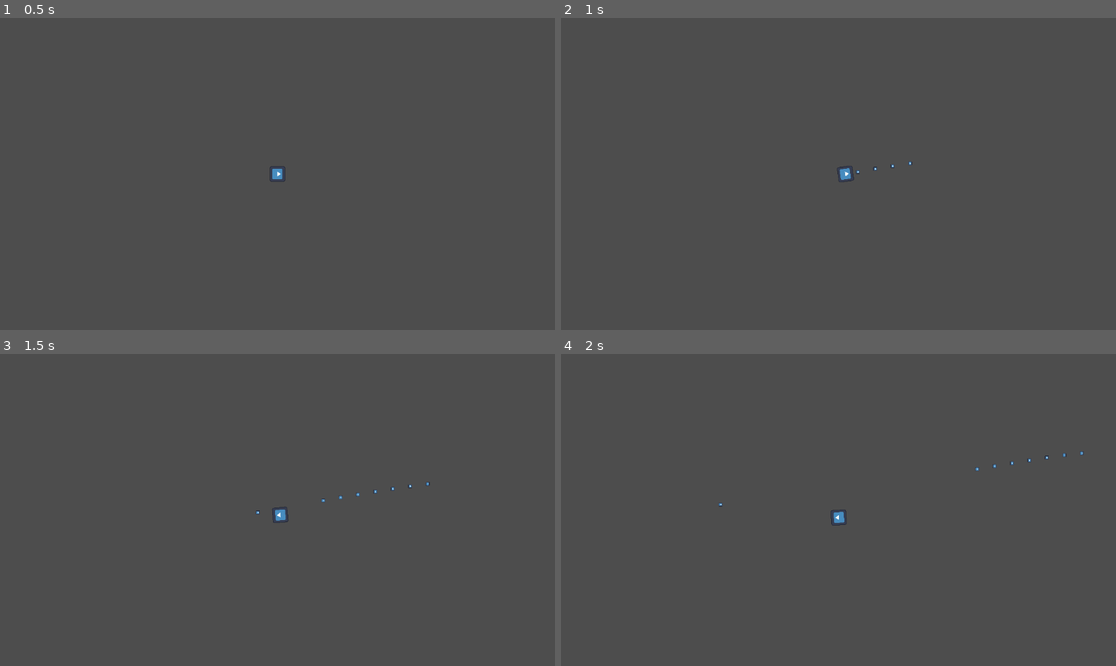
Above: before the commit, frames 1-4 (two rows, left to right).
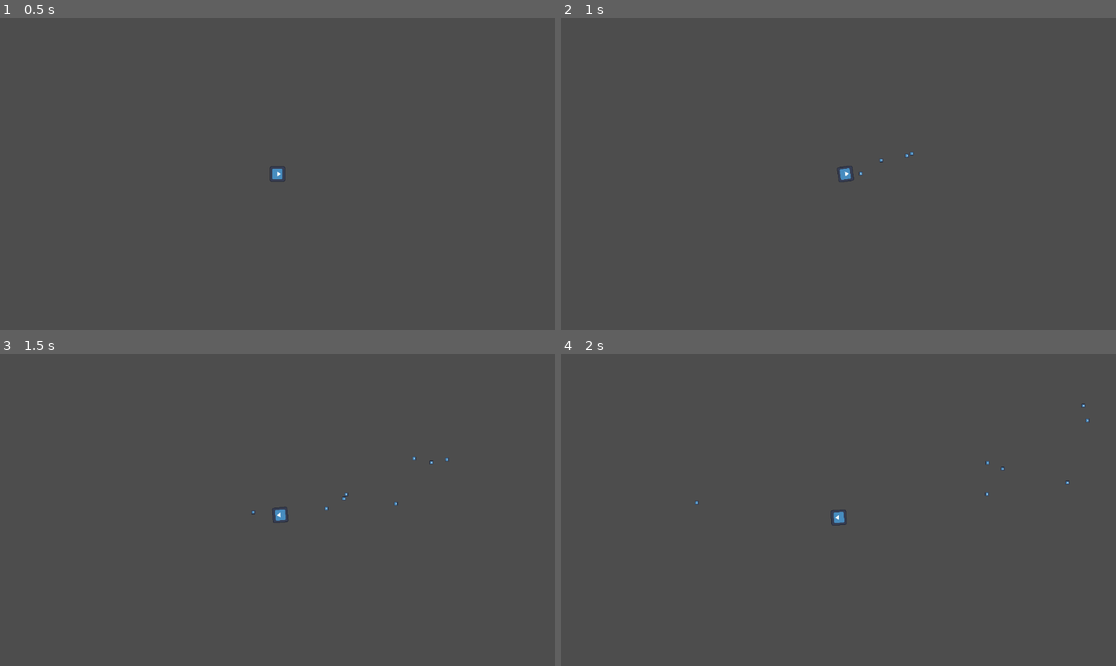
Above: after the commit, the same moments.

Repository: WinterAtne/GoTest
Game: Godot game, scene res://teststage.tscn
Two runs of this game, one before a commit and one after it. Both use one fixed random seed, a clock stepped at 60 frames per second and the inputs below. The engine's default icon, where the game draws it, is replaced by a stand-in: a white triangle on a blue panel in a dark square.
Inputs (mouse positions are in pixels of both pictures, inside the frame that each line leads up to):
- Up to frame 1 (0.5 s): no input
- Up to frame 2 (1 s): tap Enter at 0.5 s; move the mouse to (960, 158) at 0.52 s; press the mouse at (960, 158) at 0.53 s; hold Right (ui_right) from 0.53 s (still down)
- Up to frame 3 (1.5 s): move the mouse to (166, 525) at 1.27 s; release Right (ui_right) at 1.28 s; release the mouse at (166, 525) at 1.28 s; hold Down (ui_down) from 1.28 s (still down); click (166, 525) at 1.35 s
- Up to frame 4 (2 s): keep holding Down (ui_down)

Frame 1 is identical in both runs. In frame 2, less than 0.1% of the frame differs, in the area x 53-64%, y 42-51%; in frame 3, 0.1%, in the area x 45-81%, y 32-52%; in frame 4, less than 0.1%.

Commit message:
Added bullet spread

Diff:
--- a/bullet.gd
+++ b/bullet.gd
@@ -1,7 +1,8 @@
 extends Area2D
 const speed = 1600
+const spread : Vector2 = Vector2(-0.25, 0.25)
 
-@onready var direction = position.direction_to(get_global_mouse_position())
+@onready var direction = position.direction_to(get_global_mouse_position()) + Vector2(randf_range(spread.x, spread.y), randf_range(spread.x, spread.y))
 
 
 
